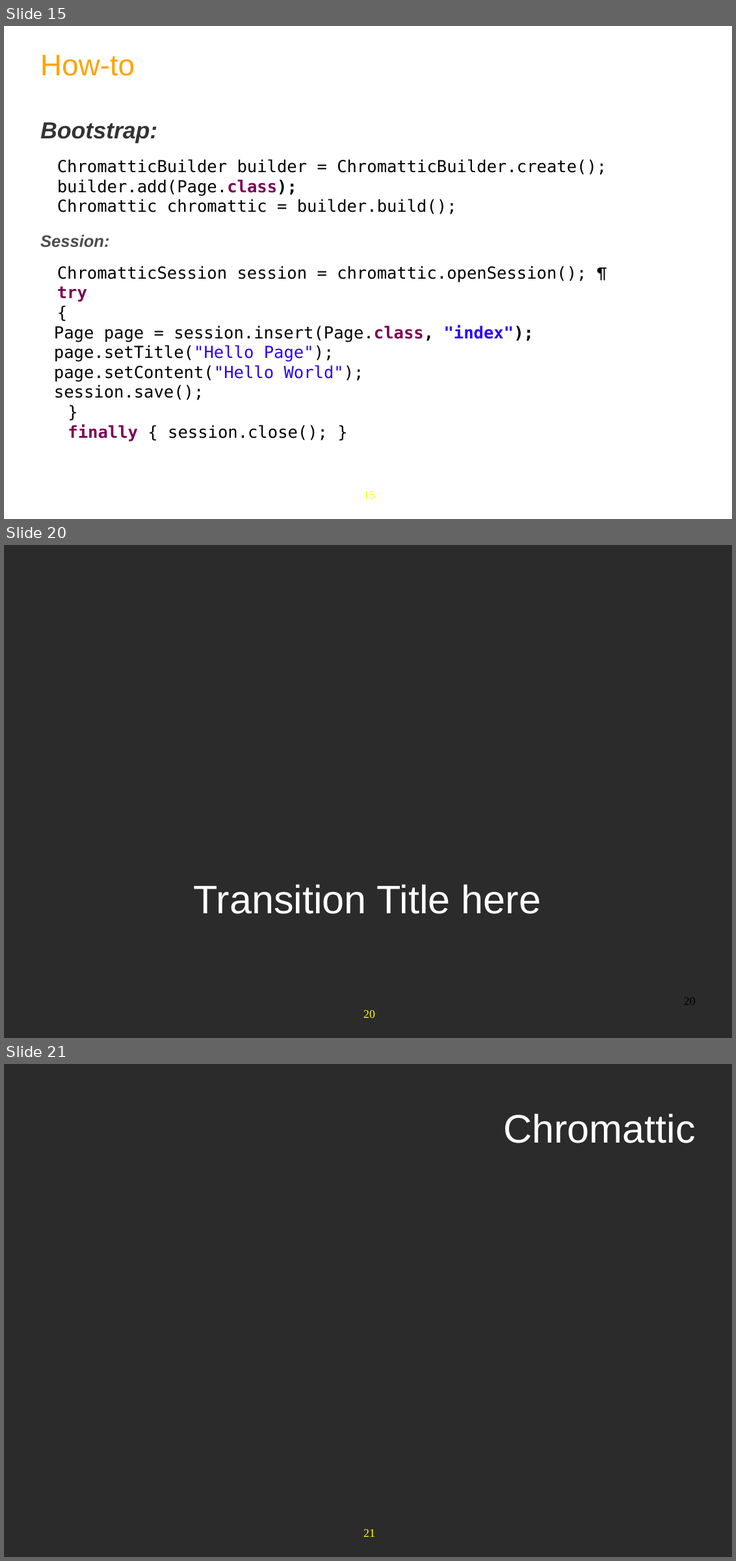
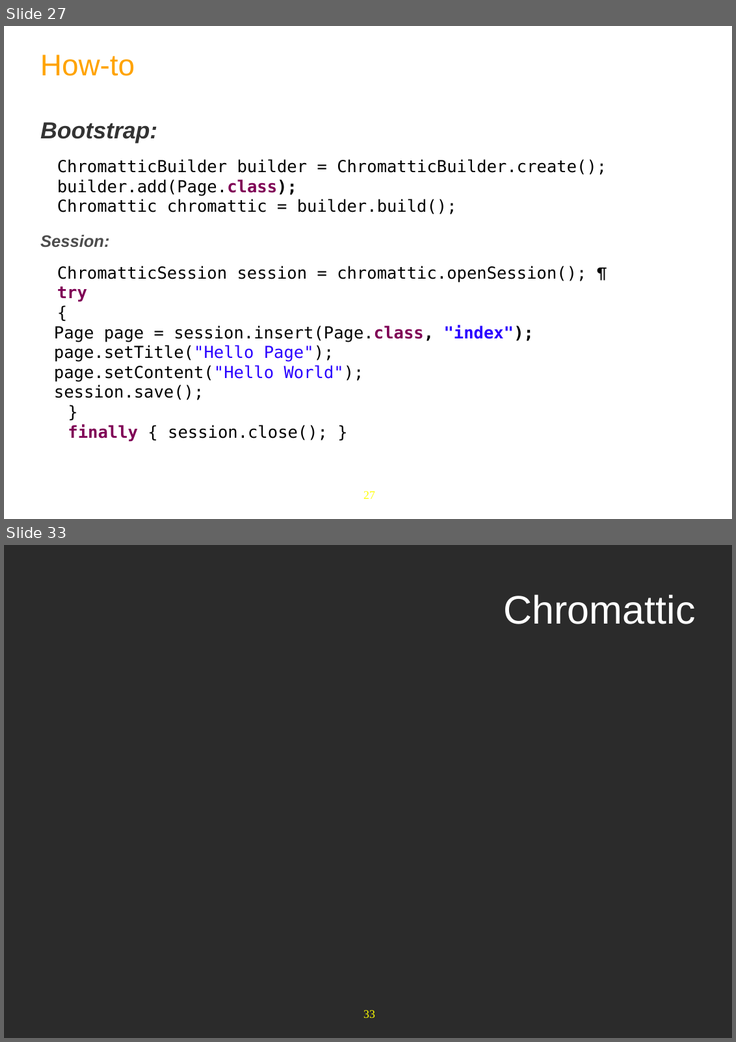
Before and after one commit to anhvurz90/training, a slide deck: slides/exo-developer/en/370-Chromattic-XDev-en.pptx. Shown one above the other, each under a label of ours: slides 15, 20 and 21 before the commit, slides 27 and 33 after it; the slides between them are not shown. The pictures are 736x1561 and 736x1042 pixels, drawn with LibreOffice and Linux fonts; fonts in the diff are those of the drawing; background and template pictures are left out; a plain dark background stands for a picture behind light text. Boxes give left, top, right and bottom in pixels: in the first picture for what was removed or moved away, otherwise in the second. Text is boxed around its words. In the diff, an @@ line names an element or a change of style, - is before the commit and + after.

```diff
--- a/slides/exo-developer/en/370-Chromattic-XDev-en.pptx
+++ b/slides/exo-developer/en/370-Chromattic-XDev-en.pptx
@@ slide 20 removed at (x1=4, y1=545, x2=732, y2=1038), background picture (left out); not listed: 1 template element that a slide beside it also shows @@
@@ text removed at (x1=194, y1=884, x2=541, y2=914) @@
-Transition Title here
@@ page number removed at (x1=684, y1=999, x2=696, y2=1005) @@
-20
@@ what was slide 15 is now slide 27 @@
@@ page number at (x1=363, y1=491, x2=375, y2=499): text changed @@
-15
+27
@@ what was slide 21 is now slide 33 @@
@@ page number at (x1=363, y1=1010, x2=375, y2=1018): text changed @@
-21
+33
```
Also in this commit, not shown: 10 slides changed, 15 slides added, 2 other slides removed, 1 other file.
